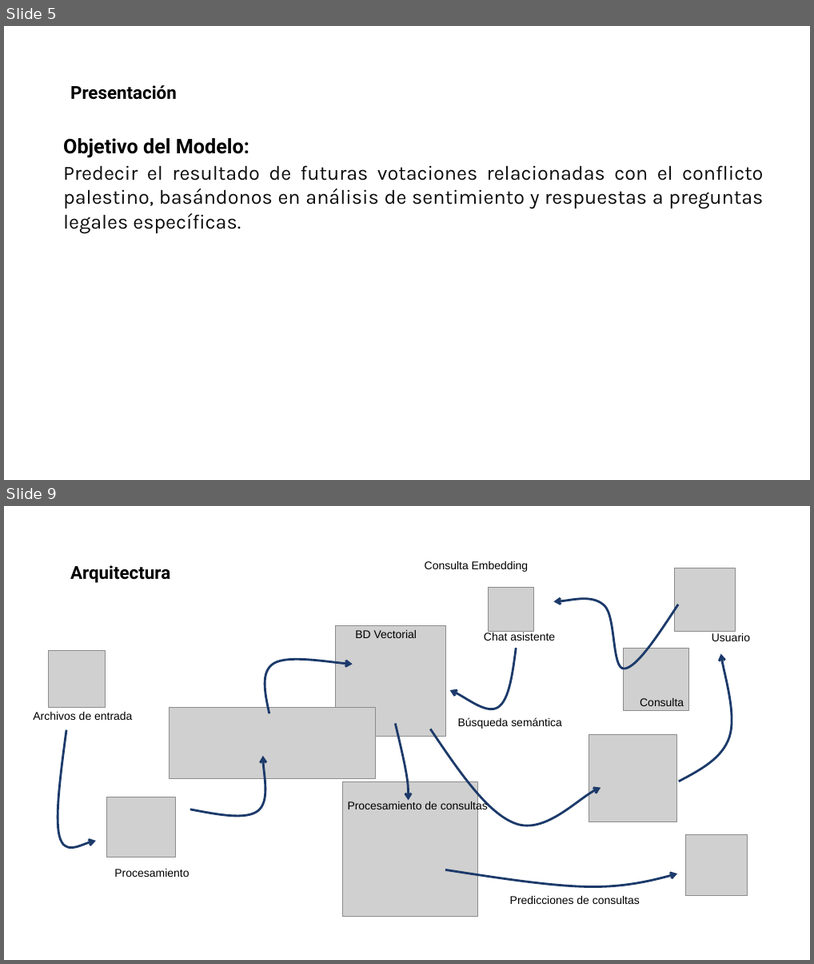
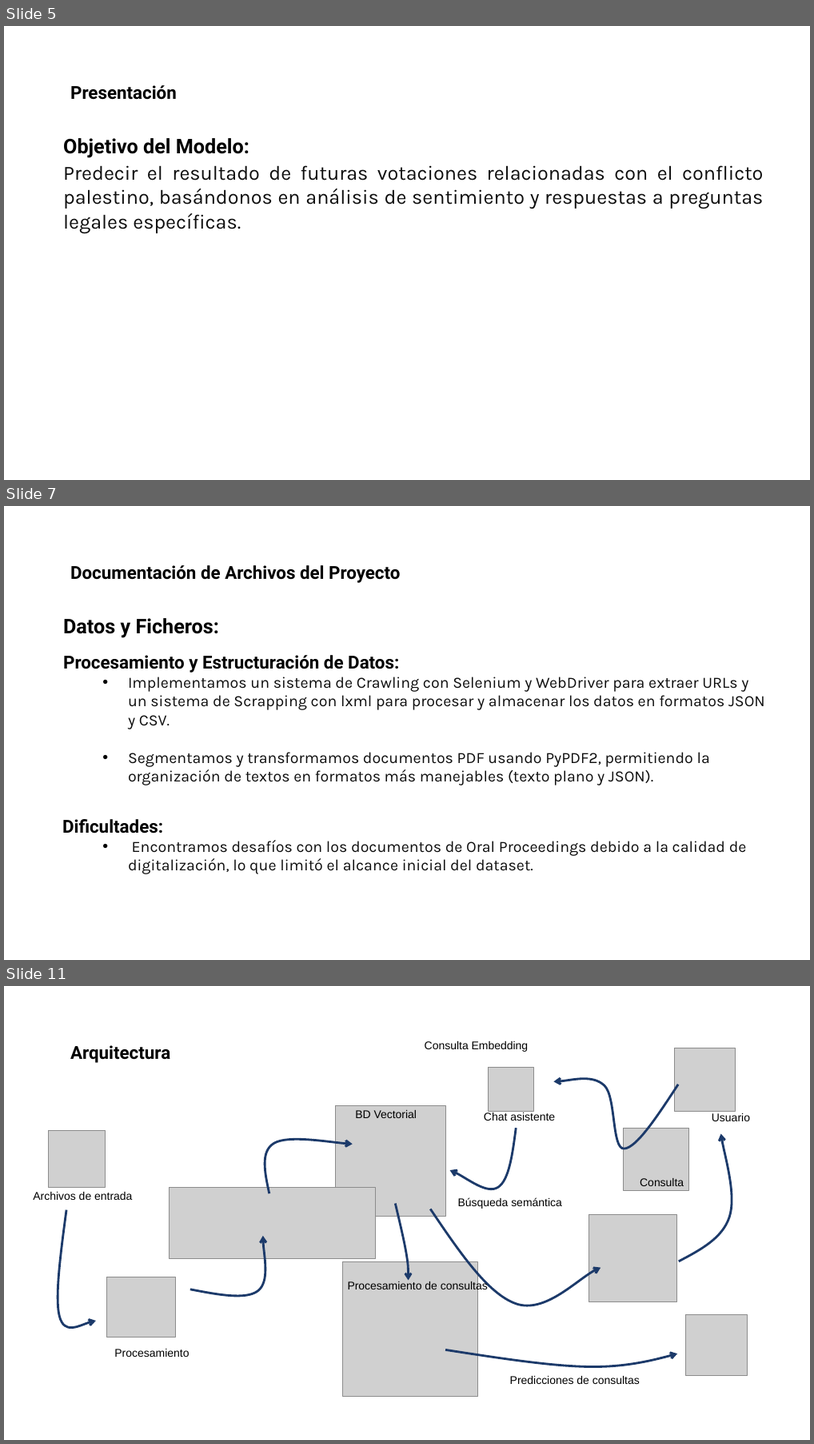
Before and after one commit to pardo2410/ProyectoFinalBootcampBigData, a slide deck: 00 - Presentacion/Data Divers - Presentacion v2.pptx. Shown one above the other, each under a label of ours: slides 5 and 9 before the commit, slides 5, 7 and 11 after it; the slides between them are not shown. The pictures are 814x964 and 814x1444 pixels, drawn with LibreOffice and Linux fonts; fonts in the diff are those of the drawing; grey boxes stand for pictures; background and template pictures are left out. Boxes give left, top, right and bottom in pixels: in the first picture for what was removed or moved away, otherwise in the second. Text is boxed around its words. In the diff, an @@ line names an element or a change of style, - is before the commit and + after.

```diff
--- a/00 - Presentacion/Data Divers - Presentacion v2.pptx
+++ b/00 - Presentacion/Data Divers - Presentacion v2.pptx
@@ slide 7 added at <box>4,506,810,960</box>, background picture (left out) @@
@@ text added at <box>70,565,400,583</box>, 16 pt, text #000000, bold @@
+Documentación de Archivos del Proyecto
@@ text added at <box>62,618,766,871</box>, 14 pt, text #0D0D0D @@
+Datos y Ficheros:
+Procesamiento y Estructuración de Datos:
+  • Implementamos un sistema de Crawling con Selenium y WebDriver para extraer URLs y un sistema de Scrapping con lxml para procesar y almacenar los datos en formatos JSON y CSV.
+  • Segmentamos y transformamos documentos PDF usando PyPDF2, permitiendo la organización de textos en formatos más manejables (texto plano y JSON).
+  Dificultades:
+  • Encontramos desafíos con los documentos de Oral Proceedings debido a la calidad de digitalización, lo que limitó el alcance inicial del dataset.
@@ what was slide 9 is now slide 11 @@
```
Also in this commit, not shown: 1 slide changed, 3 other slides added, 2 other files.
